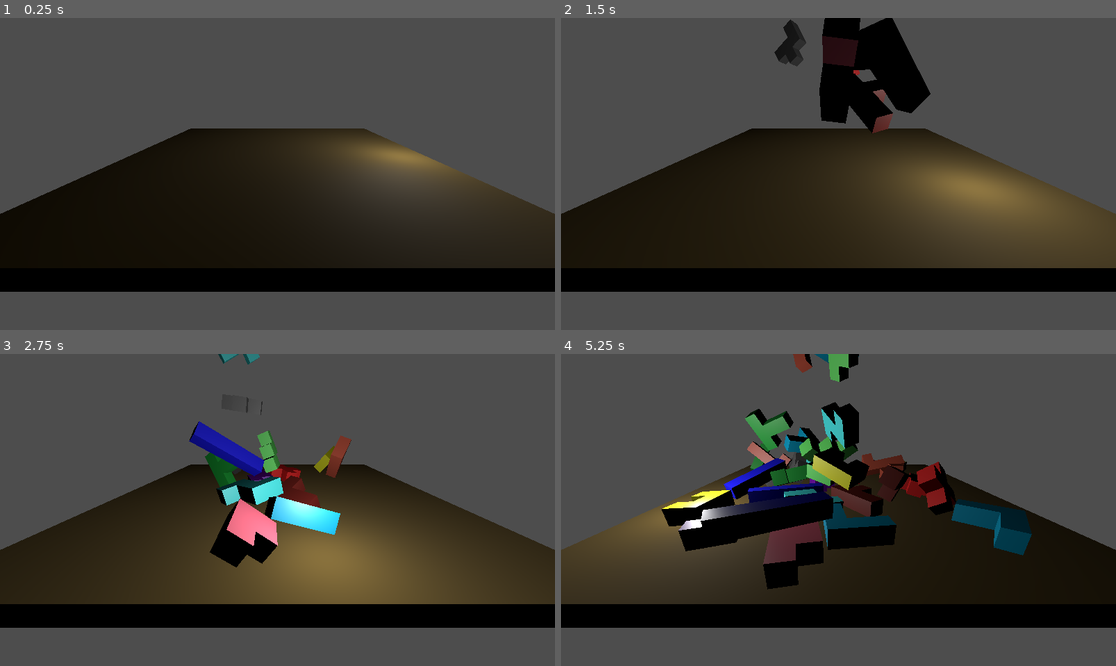
Above: before the commit, frames 1-4 (two rows, left to right).
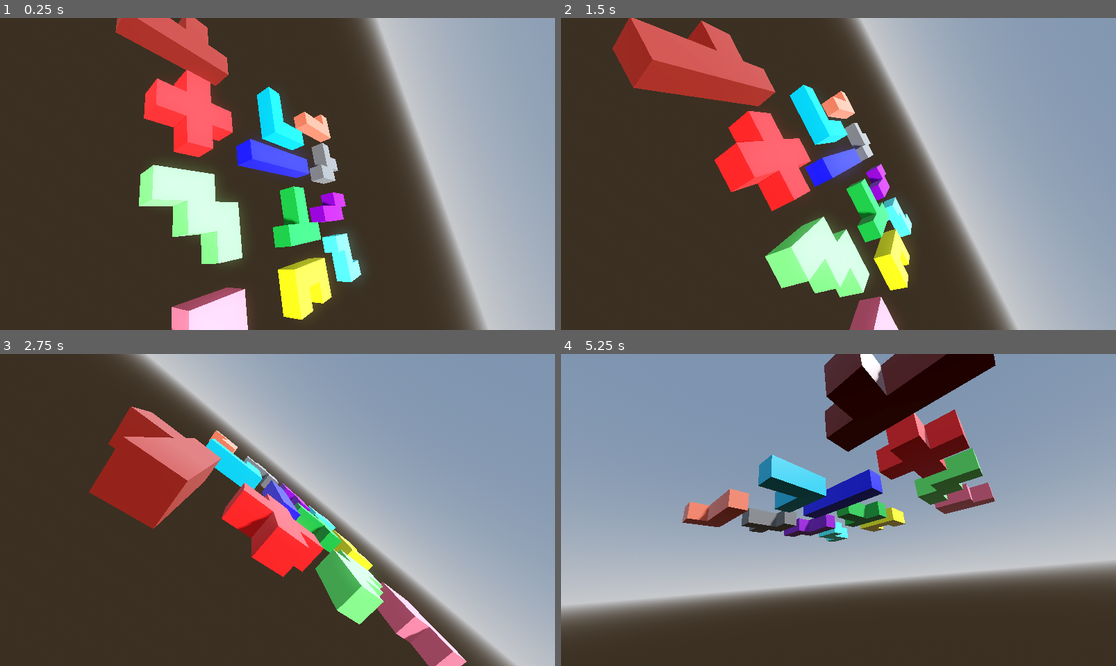
Above: after the commit, the same moments.

Repository: moormaan/Pentomino-Expedition
Game: Godot game, scene res://Scenes/PentominoShowcase.tscn
Two runs of this game, one before a commit and one after it. Both use one fixed random seed, a clock stepped at 60 frames per second and the inputs below. Before the commit the project starts from res://Scenes/PentominosFalling.tscn.
Inputs:
- Up to frame 1 (0.25 s): no input
- Up to frame 2 (1.5 s): no input
- Up to frame 3 (2.75 s): no input
- Up to frame 4 (5.25 s): no input

The runs differ from the first frame. In frame 1, 93% of the frame differs, in the area x 0-100%, y 0-100%; in frame 2, 93%; in frame 3, 88%; in frame 4, 100%.

Commit message:
Changed the main scene for the project and a few other tweaks

Diff:
--- a/Scenes/PentominosFalling.tscn
+++ b/Scenes/PentominosFalling.tscn
@@ -21,11 +21,11 @@
 [node name="PentominosFalling" type="Node3D"]
 script = ExtResource("1_uxun2")
 
+[node name="TopCamera" type="Camera3D" parent="."]
+transform = Transform3D(1, -6.97574e-16, 5.68049e-24, -2.64698e-23, -2.98023e-08, 1, -6.97574e-16, -1, -2.98023e-08, 2.08165e-12, 15, 9.53674e-07)
+
 [node name="SideCamera" type="Camera3D" parent="."]
 transform = Transform3D(1, 2.50232e-37, -6.66422e-31, 2.55308e-31, 0.923706, 0.383103, 6.15578e-31, -0.383103, 0.923706, 0, 5.46588, 16.5711)
-
-[node name="TopCamera" type="Camera3D" parent="."]
-transform = Transform3D(1, -6.97574e-16, 5.68045e-24, -2.64698e-23, -2.98023e-08, 1, -6.97574e-16, -1, -2.98023e-08, 2.08165e-12, 15, 9.53674e-07)
 
 [node name="TableSurface" type="StaticBody3D" parent="."]
 
--- a/project.godot
+++ b/project.godot
@@ -11,7 +11,7 @@
 [application]
 
 config/name="Pentomino Expedition"
-run/main_scene="res://Scenes/PentominosFalling.tscn"
+run/main_scene="res://Scenes/PentominoShowcase.tscn"
 config/features=PackedStringArray("4.3", "Forward Plus")
 config/icon="res://icon.svg"
 
@@ -22,3 +22,7 @@
 [editor_plugins]
 
 enabled=PackedStringArray("res://addons/godotversionupdater/plugin.cfg")
+
+[rendering]
+
+textures/vram_compression/import_etc2_astc=true
Not shown, added: export_presets.cfg
